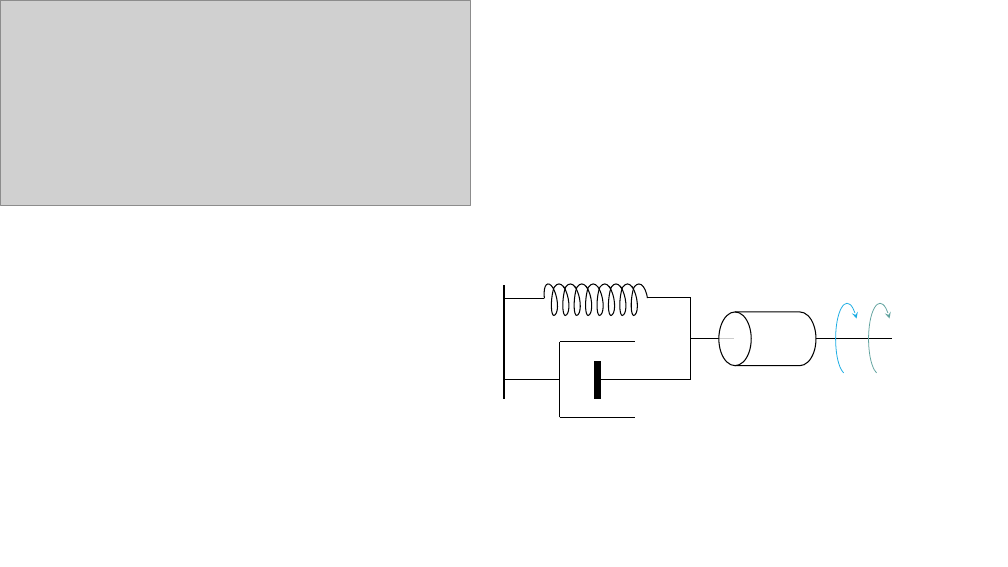
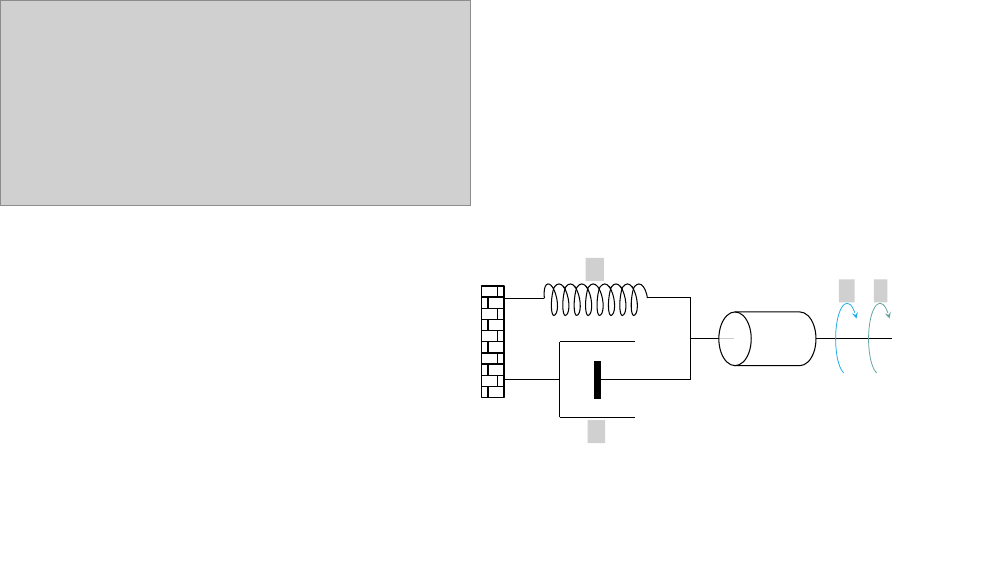
Before and after one commit to EngAhmedWaleed/Lectures-Collection, a slide deck: slide 6 of images/lec2/Source/From Magnetics (AW).pptx. Drawn at 1008x567 pixels with LibreOffice and Linux fonts; fonts in the diff are those of the drawing; grey boxes stand for pictures; background and template pictures are left out. Boxes give left, top, right and bottom in pixels: in the first picture for what was removed or moved away, otherwise in the second. Text is boxed around its words. In the diff, an @@ line names an element or a change of style, - is before the commit and + after.

```diff
--- a/images/lec2/Source/From Magnetics (AW).pptx
+++ b/images/lec2/Source/From Magnetics (AW).pptx
@@ group added at (482,258,888,443): 10 rectangles, 10 lines, 4 pictures @@
@@ line removed from (504, 399) to (504, 285) @@
```
Also in this commit, not shown: 5 slides added, 5 slides removed, 13 other files.
